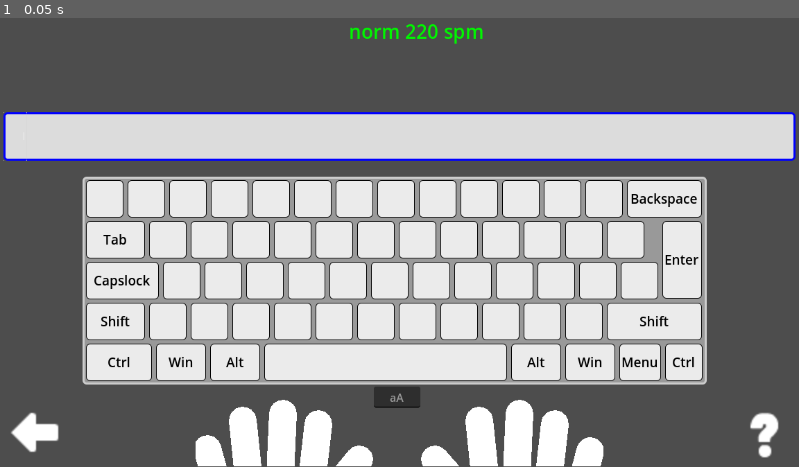
Above: before the commit, frame 1.
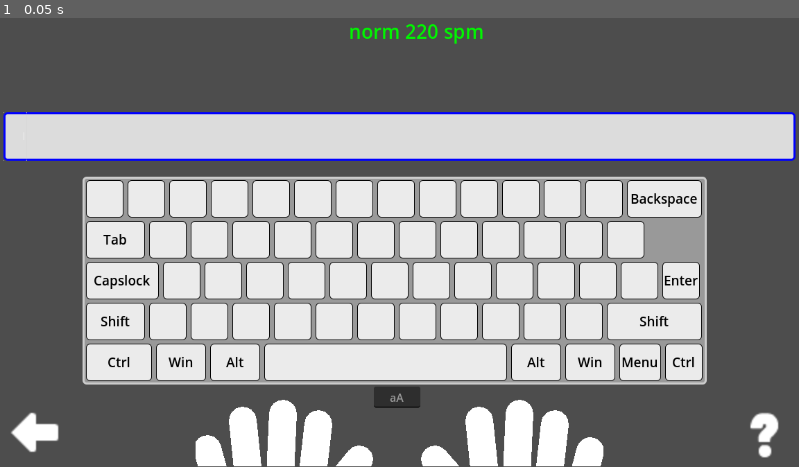
Above: after the commit, the same moment.

Repository: Medex81/100mina
Game: Godot game, scene res://app/scenes/types.tscn
Same seed, same stepped clock (60 frames per second), same inputs: the game is played once before the commit and once after it. This scene is started directly instead of the project's main scene.
Inputs:
- Up to frame 1 (0.05 s): no input

The runs differ from the first frame. In frame 1, 0.6% of the frame differs, in the area x 82-88%, y 45-63%.

Commit message:
Change Enter button to common

Diff:
--- a/app/scenes/keyboard.tscn
+++ b/app/scenes/keyboard.tscn
@@ -281,6 +281,16 @@
 button_group = ExtResource("3_21ast")
 finger = 9
 
+[node name="enter" parent="qwerty/rows/center" instance=ExtResource("3_n2nyq")]
+layout_mode = 2
+size_flags_horizontal = 0
+size_flags_vertical = 0
+theme_override_font_sizes/font_size = 19
+button_group = ExtResource("4_83hjl")
+text = "Enter"
+finger = 9
+right_modif = true
+
 [node name="shifts" type="HBoxContainer" parent="qwerty/rows"]
 layout_mode = 2
 theme_override_constants/separation = 6
@@ -428,30 +438,13 @@
 finger = 9
 right_modif = true
 
-[node name="enter" parent="." instance=ExtResource("3_n2nyq")]
+[node name="stop_type" type="Control" parent="."]
 layout_mode = 2
 anchors_preset = 0
-anchor_left = 0.961
-anchor_top = 0.4
-anchor_right = 0.961
-anchor_bottom = 0.4
-offset_left = -28.9
-offset_top = -56.0
-offset_right = 28.1
-offset_bottom = 56.0
-size_flags_horizontal = 0
-size_flags_vertical = 0
-theme_override_font_sizes/font_size = 19
-button_group = ExtResource("4_83hjl")
-text = "Enter"
-finger = 9
-right_modif = true
-
-[node name="stop_type" type="Control" parent="."]
-layout_mode = 1
-anchors_preset = 15
-anchor_right = 1.0
-anchor_bottom = 1.0
+offset_left = 5.0
+offset_top = 4.99998
+offset_right = 895.0
+offset_bottom = 295.0
 grow_horizontal = 2
 grow_vertical = 2
 mouse_force_pass_scroll_events = false
